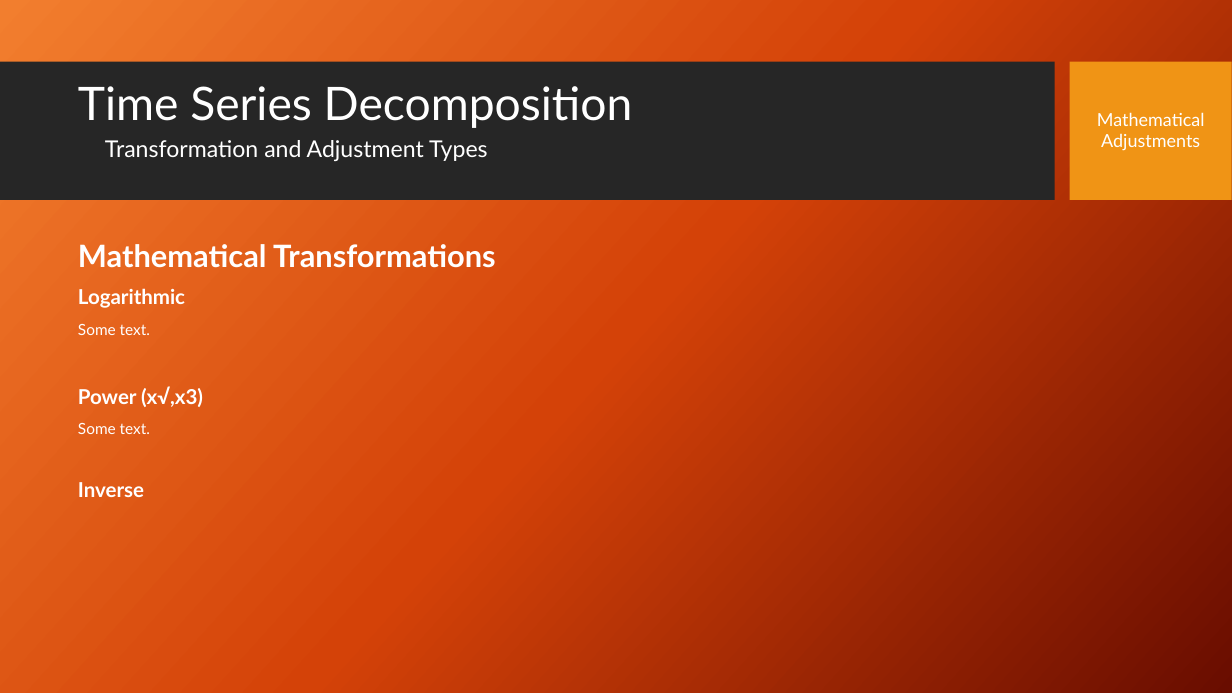
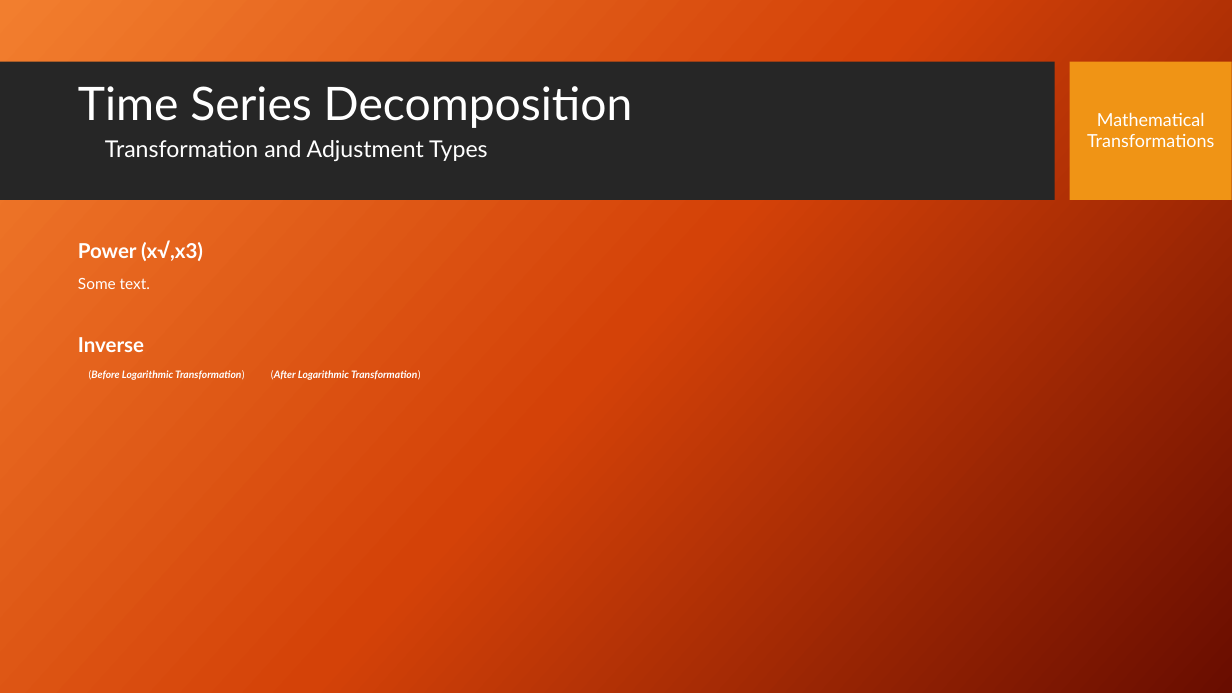
Before and after one commit to stephen-haslett/data-624, a slide deck: slide 5 of Data624TimeSeriesDecompPresentation.pptx (slide 3 before the commit). Drawn at 1232x693 pixels with LibreOffice and Linux fonts; fonts in the diff are those of the drawing; background and template pictures are left out. Boxes give left, top, right and bottom in pixels: in the first picture for what was removed or moved away, otherwise in the second. Text is boxed around its words. In the diff, an @@ line names an element or a change of style, - is before the commit and + after.

Commit message:
Mathematical transformation section

```diff
--- a/Data624TimeSeriesDecompPresentation.pptx
+++ b/Data624TimeSeriesDecompPresentation.pptx
@@ text "Mathematical": place and size @@
-text "Mathematical" at bbox=[1097, 112, 1205, 151]
+text "Mathematical" at bbox=[1087, 112, 1214, 147]
@@ text at bbox=[1087, 134, 1214, 147]: text changed @@
-Adjustments
+Transformations
@@ text at bbox=[78, 244, 496, 335]: paragraphs removed @@
-Mathematical Transformations
-Logarithmic
-Some text.
@@ text at bbox=[89, 370, 420, 380]: paragraph added @@
+(Before Logarithmic Transformation) (After Logarithmic Transformation)
```
Also in this commit, not shown: 2 other slides changed, 1 slide added.
